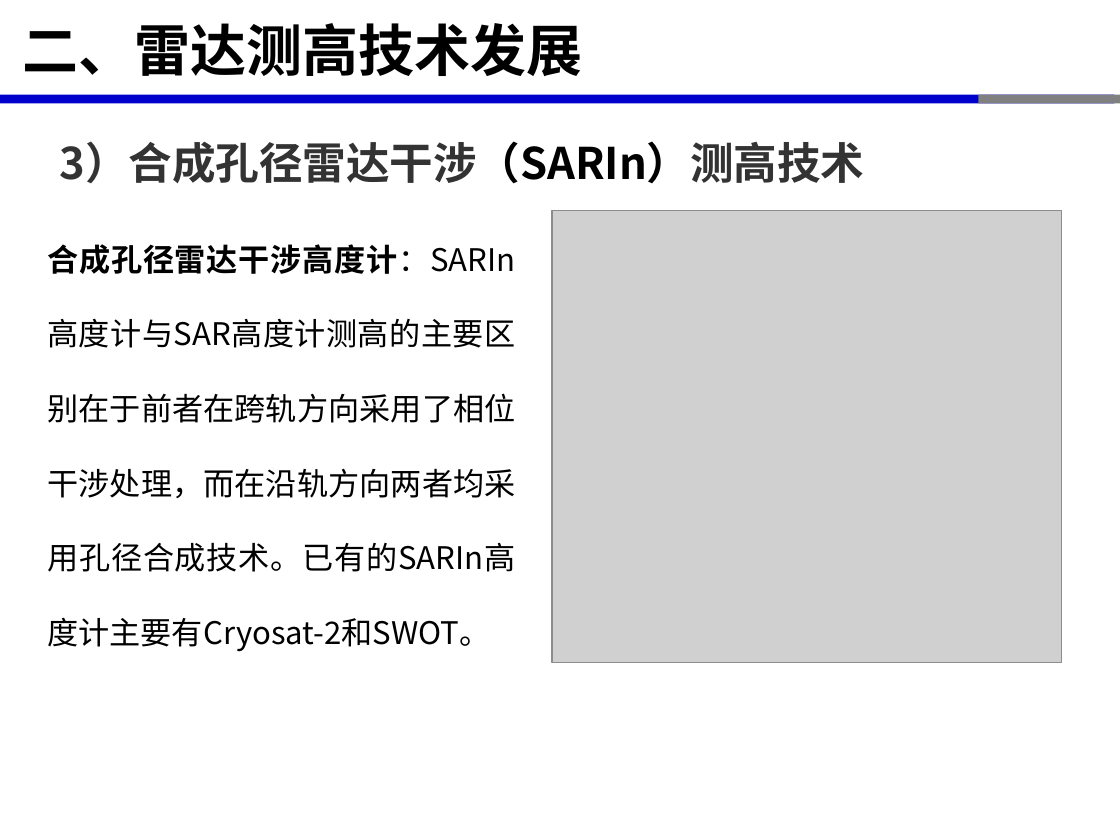
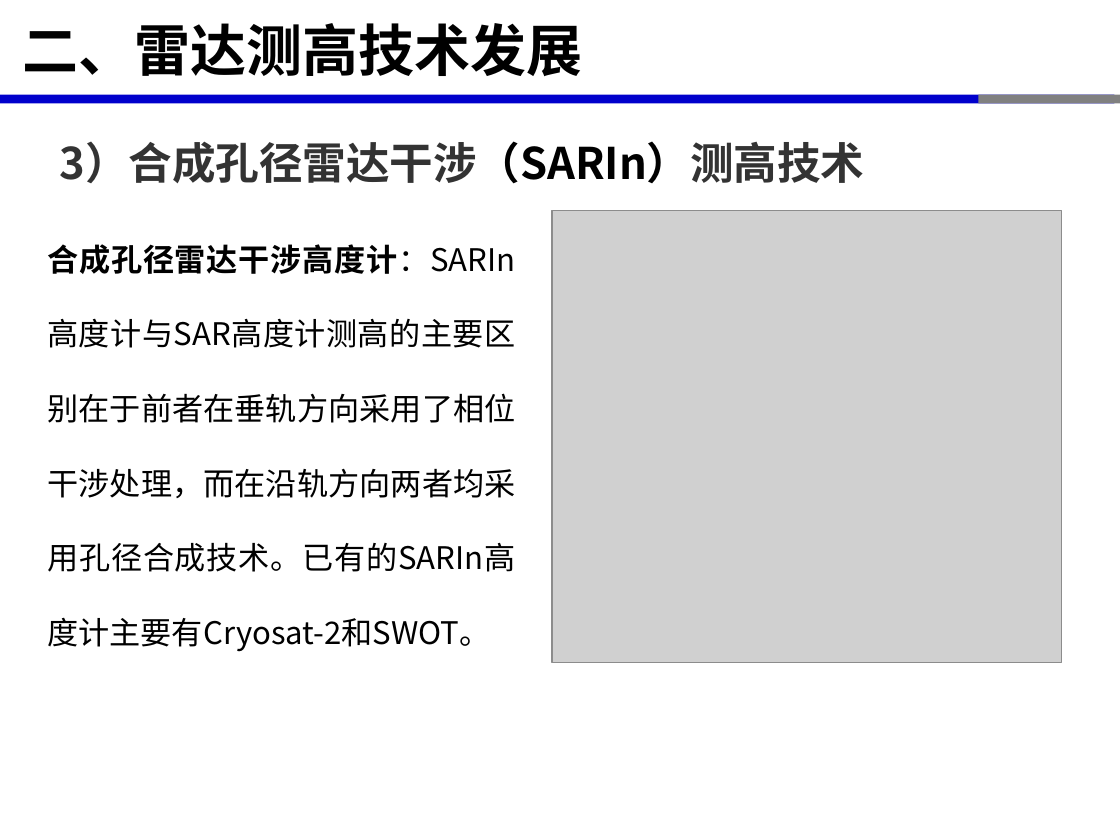
Before and after one commit to xinluo2018/satellite-altimetry-course, a slide deck: slide 16 of 第2章-星载雷达测高原理-2学时/第2章-星载雷达测高原理-2学时.pptx (slide 17 before the commit). Drawn at 1120x840 pixels with LibreOffice and Linux fonts; fonts in the diff are those of the drawing; grey boxes stand for pictures. Boxes give left, top, right and bottom in pixels: in the first picture for what was removed or moved away, otherwise in the second. Text is boxed around its words. In the diff, an @@ line names an element or a change of style, - is before the commit and + after.

```diff
--- a/第2章-星载雷达测高原理-2学时/第2章-星载雷达测高原理-2学时.pptx
+++ b/第2章-星载雷达测高原理-2学时/第2章-星载雷达测高原理-2学时.pptx
@@ text at (x1=47, y1=244, x2=515, y2=652): text changed @@
-合成孔径雷达干涉高度计：SARIn高度计与SAR高度计测高的主要区别在于前者在跨轨方向采用了相位干涉处理，而在沿轨方向两者均采用孔径合成技术。已有的SARIn高度计主要有Cryosat-2和SWOT。
+合成孔径雷达干涉高度计：SARIn高度计与SAR高度计测高的主要区别在于前者在垂轨方向采用了相位干涉处理，而在沿轨方向两者均采用孔径合成技术。已有的SARIn高度计主要有Cryosat-2和SWOT。
```
Also in this commit, not shown: 12 other slides changed, 2 slides removed, 2 other files.
